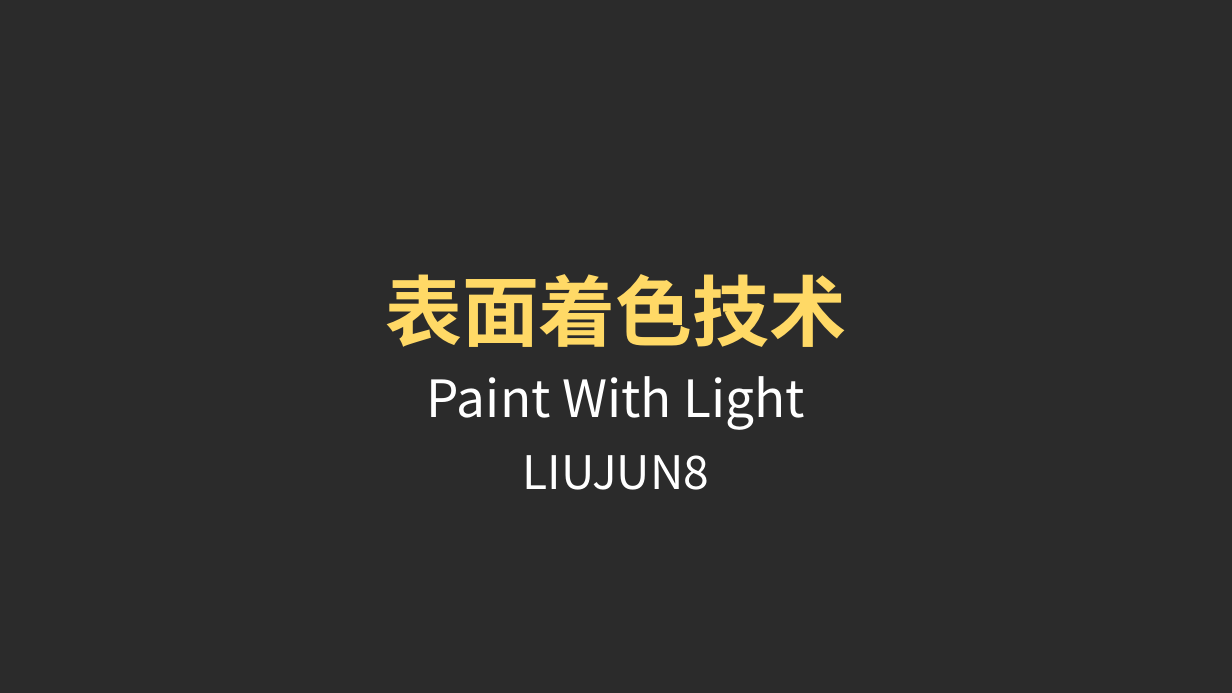
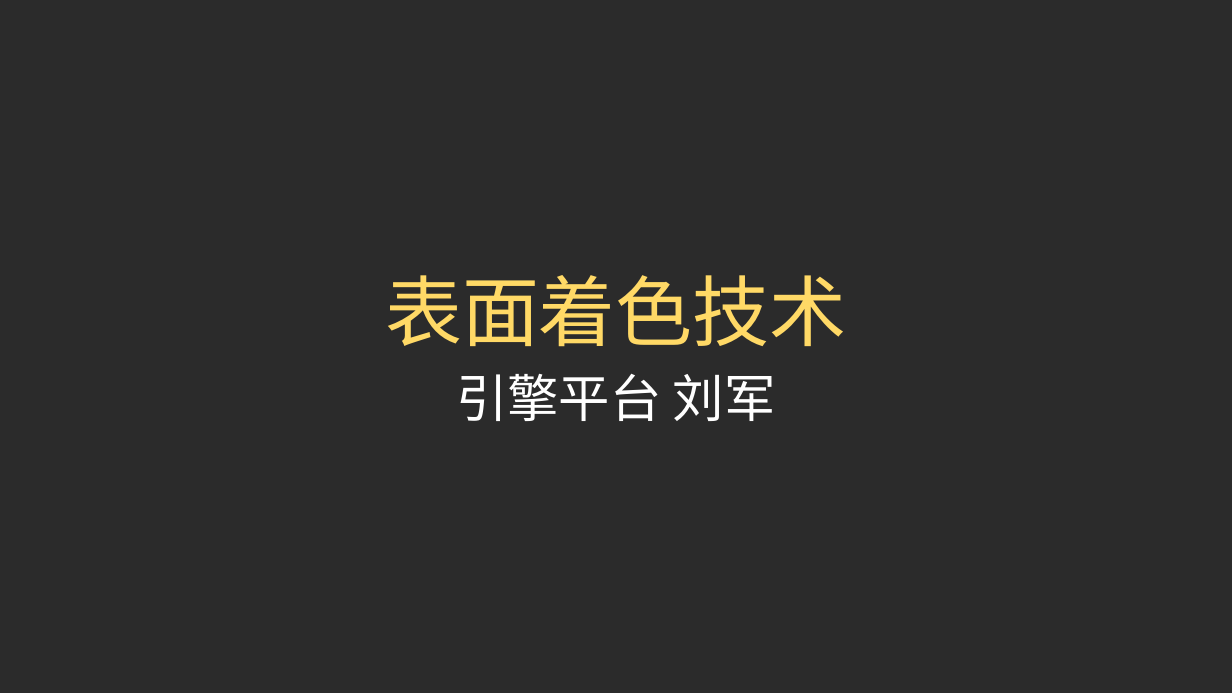
Before and after one commit to doomlover/KSGameEngineTutorials, a slide deck: slide 1 of PPTs/07.表面着色技术.pptx. Drawn at 1232x693 pixels with LibreOffice and Linux fonts; fonts in the diff are those of the drawing; background and template pictures are left out; a plain dark background stands for a picture behind light text. Boxes give left, top, right and bottom in pixels: in the first picture for what was removed or moved away, otherwise in the second. Text is boxed around its words. In the diff, an @@ line names an element or a change of style, - is before the commit and + after.

```diff
--- a/PPTs/07.表面着色技术.pptx
+++ b/PPTs/07.表面着色技术.pptx
@@ text "表面着色技术" at [385, 275, 847, 347]: bold off @@
@@ text at [456, 374, 776, 421]: text changed @@
-Paint With Light
+引擎平台 刘军
@@ text removed at [523, 455, 710, 490] @@
-LIUJUN8
```
Also in this commit, not shown: 7 other slides changed, 5 slides added, 1 slide removed.
